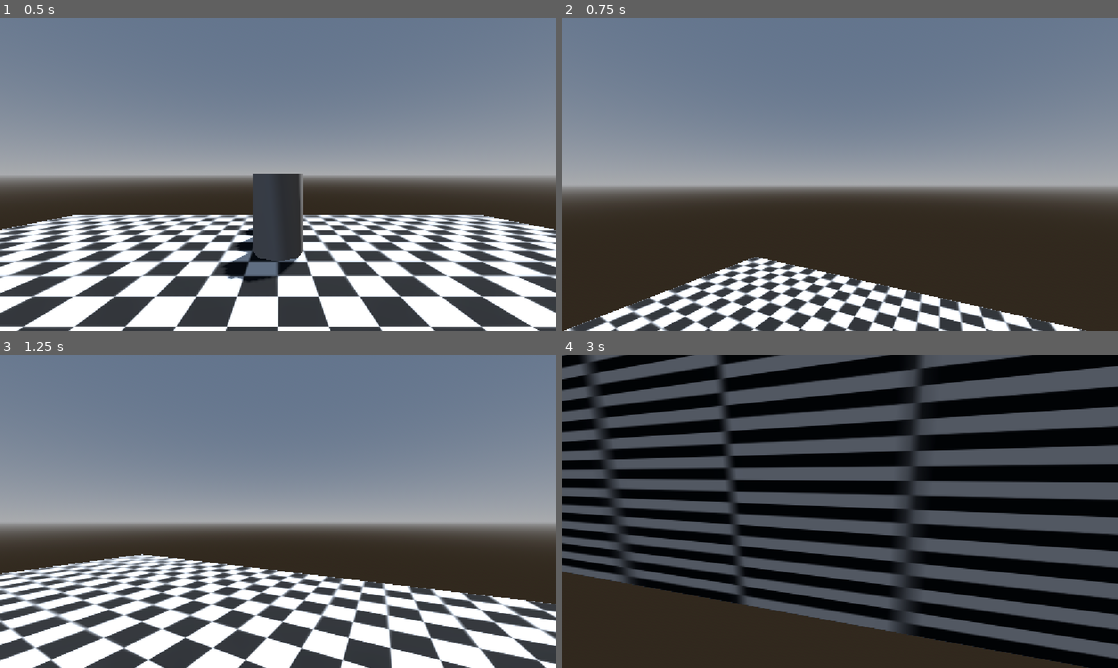
Above: before the commit, frames 1-4 (two rows, left to right).
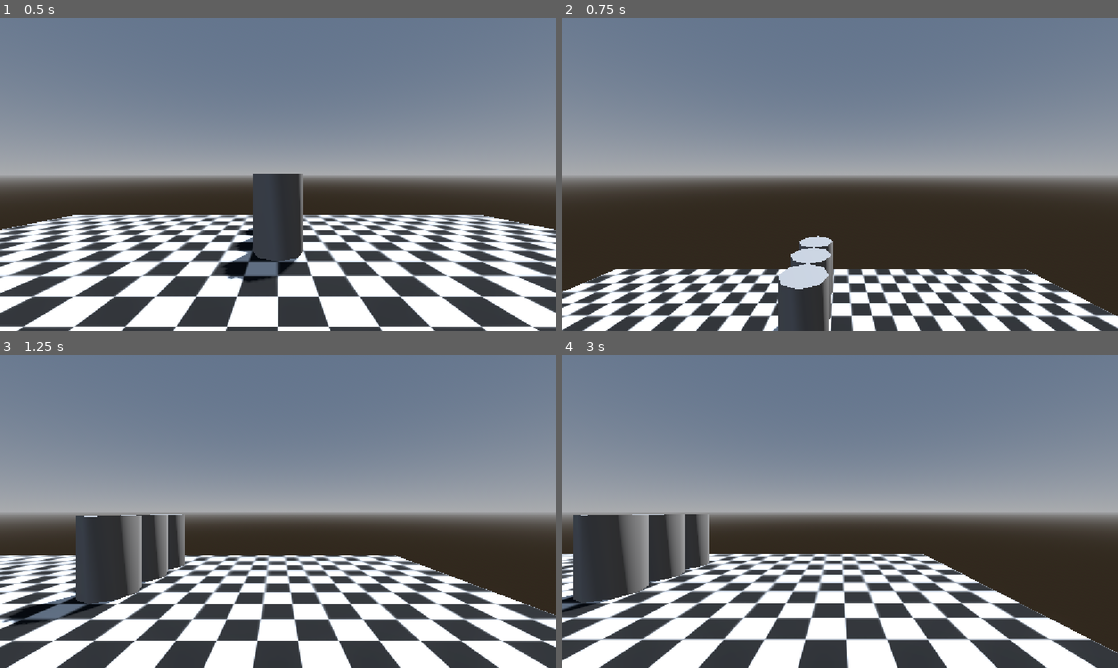
Above: after the commit, the same moments.

Repository: UncannyBunny/Project-1
Game: Godot game, scene res://test.tscn
The game is run twice, just before and just after one commit, with the same random seed, the same clock (stepped at 60 frames per second) and the same inputs. The engine's default icon, where the game draws it, is replaced by a stand-in: a white triangle on a blue panel in a dark square.
Inputs (mouse positions are in pixels of both pictures, inside the frame that each line leads up to):
- Up to frame 1 (0.5 s): no input
- Up to frame 2 (0.75 s): tap Enter at 0.5 s; move the mouse to (867, 174) at 0.52 s; hold Right (ui_right) from 0.53 s (still down)
- Up to frame 3 (1.25 s): keep holding Right (ui_right)
- Up to frame 4 (3 s): move the mouse to (812, 511) at 1.27 s; release Right (ui_right) at 1.28 s; hold Left (ui_left) 1.28-2.03 s; move the mouse to (851, 505) at 2.02 s; hold Right (ui_right) from 2.03 s (still down); move the mouse to (834, 517) at 2.77 s

Frame 1 is identical in both runs. In frame 2, 22% of the frame differs, in the area x 0-100%, y 50-100%; in frame 3, 30%; in frame 4, 97%, in the area x 0-100%, y 0-100%.

Commit message:
Minor Change

Diff:
--- a/Scripts/Components/interaction_component.gd
+++ b/Scripts/Components/interaction_component.gd
@@ -1,5 +1,5 @@
 @tool
-class_name InteractionComponent extends Node3D
+class_name InteractionComponent extends Area3D
 
 ## Object to receive the input
 @export var target_object: Node3D:
--- a/Scripts/Components/mouse_movement_component_3d.gd
+++ b/Scripts/Components/mouse_movement_component_3d.gd
@@ -31,7 +31,7 @@
 		target_method_callable = Callable(target_object, target_method_string)
 
 func _process(delta: float) -> void:
-	if not Engine.is_editor_hint():
+	if not Engine.is_editor_hint() and false:
 		if get_tree().paused:
 			Input.mouse_mode = Input.MOUSE_MODE_VISIBLE
 		else:
